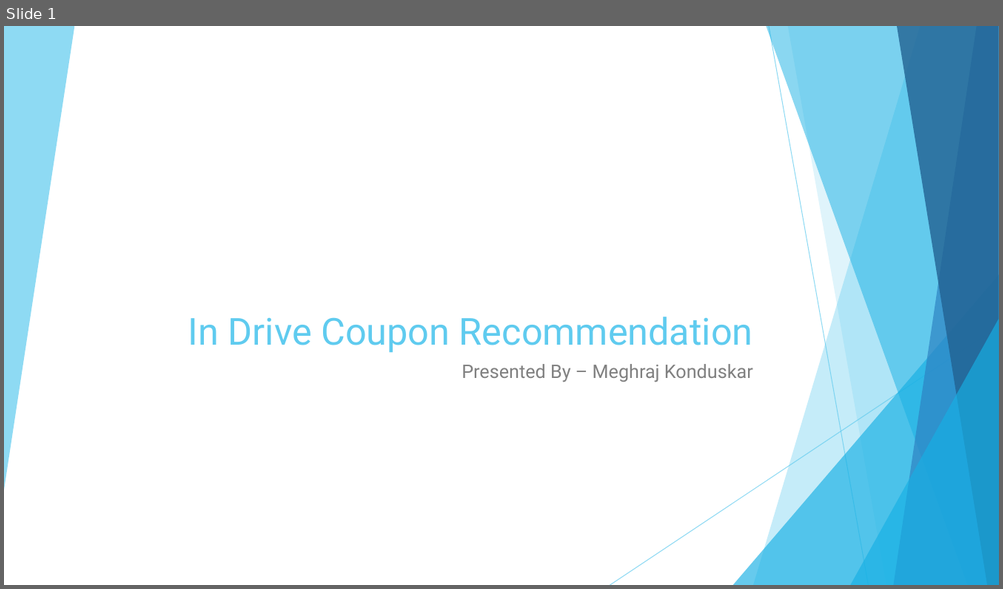
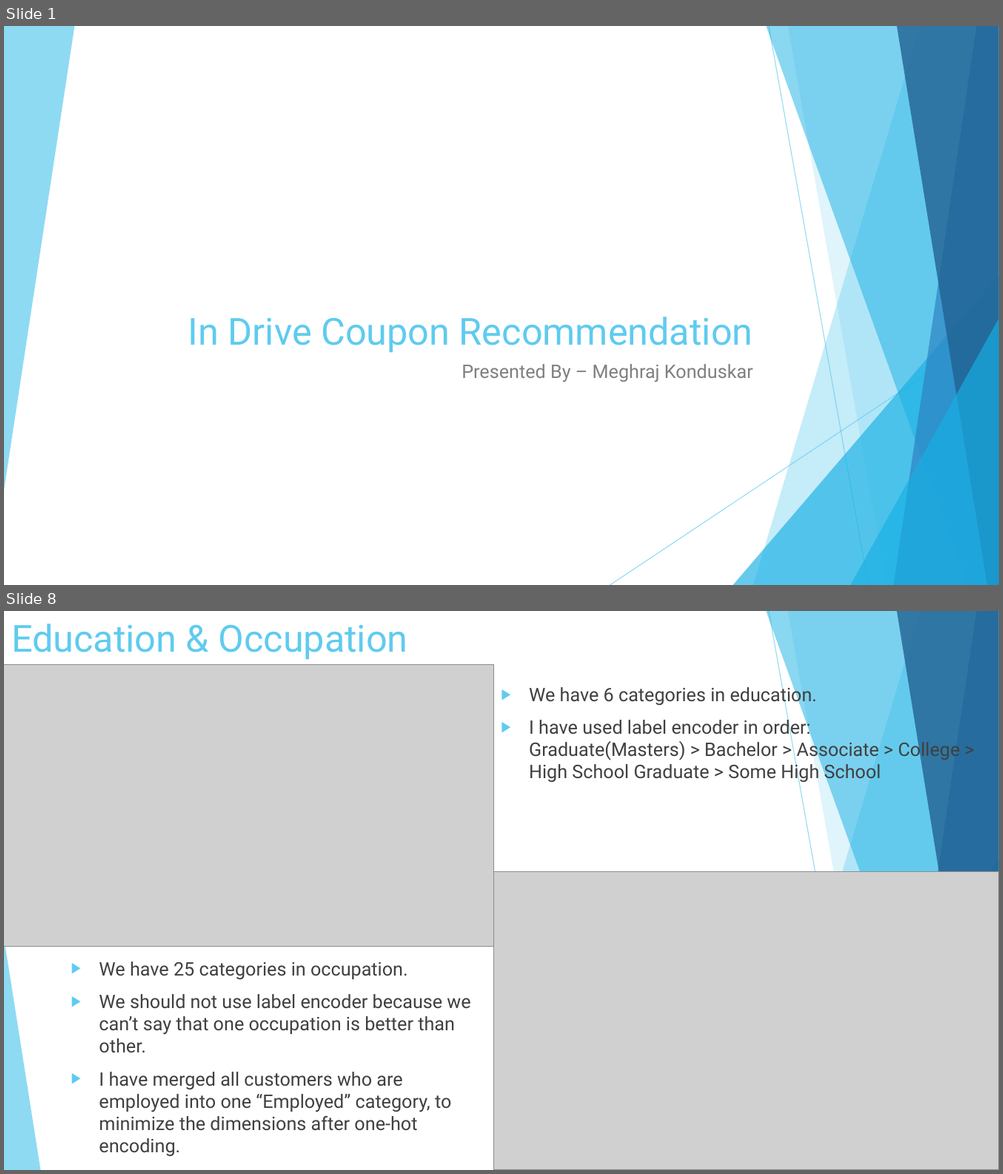
Before and after one commit to meghrajkonduskar/In-Drive-Coupon-Recommendation-Project, a slide deck: In Drive Coupon Recommendation.pptx. Shown one above the other, each under a label of ours: slide 1 before the commit, slides 1 and 8 after it; the slides between them are not shown. The pictures are 1003x589 and 1003x1174 pixels, drawn with LibreOffice and Linux fonts; fonts in the diff are those of the drawing; grey boxes stand for pictures. Boxes give left, top, right and bottom in pixels: in the first picture for what was removed or moved away, otherwise in the second. Text is boxed around its words. In the diff, an @@ line names an element or a change of style, - is before the commit and + after.

```diff
--- a/In Drive Coupon Recommendation.pptx
+++ b/In Drive Coupon Recommendation.pptx
@@ slide 8 added at [4,611,999,1170], background #FFFFFF; not listed: 9 template elements that a slide beside it also shows @@
@@ title added at [11,624,408,659], 36 pt, text #5FCBEF @@
+Education & Occupation
@@ picture added at [4,665,493,946] @@
@@ text added at [529,684,960,783], 18 pt, text #404040 @@
+▶ We have 6 categories in education.
+▶ I have used label encoder in order:
+  Graduate(Masters) > Bachelor > Associate > College >
+  High School Graduate > Some High School
@@ picture added at [493,872,999,1170] @@
@@ triangle added at [4,939,40,1170], fill #5FCBEF at 70% opacity @@
@@ text added at [99,962,470,1157], 18 pt, text #404040 @@
+▶ We have 25 categories in occupation.
+▶ We should not use label encoder because we can’t say that one occupation is better than other.
+▶ I have merged all customers who are employed into one “Employed” category, to minimize the dimensions after one-hot encoding.
```
Also in this commit, not shown: 6 slides changed, 19 other slides added, 1 slide removed, 28 other files.
